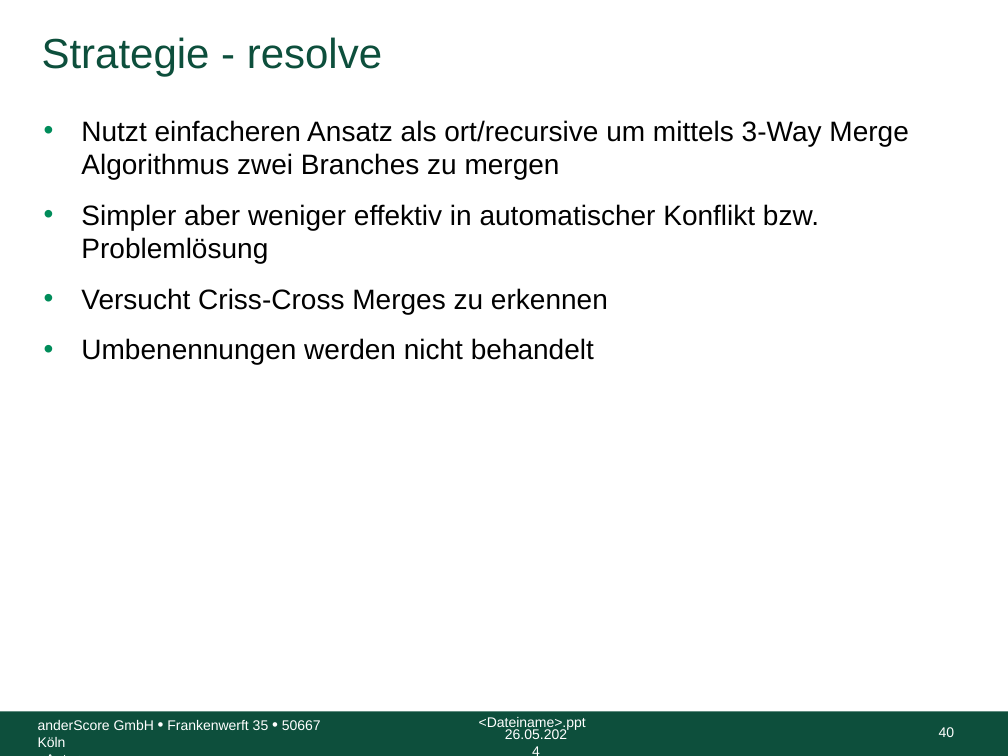
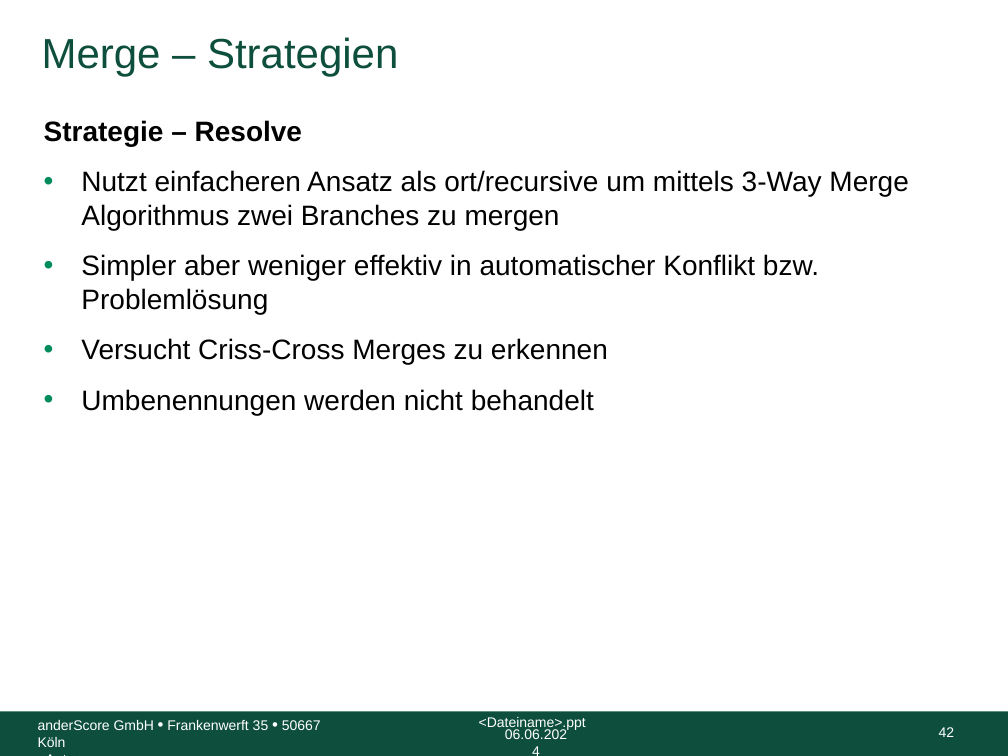
Before and after one commit to anderscore-gmbh/gitlab, a slide deck: slide 42 of slides/Tag-1_3-Merge-Rebase.pptx (slide 40 before the commit). Drawn at 1008x756 pixels with LibreOffice and Linux fonts; fonts in the diff are those of the drawing; background and template pictures are left out. Boxes give left, top, right and bottom in pixels: in the first picture for what was removed or moved away, otherwise in the second. Text is boxed around its words. In the diff, an @@ line names an element or a change of style, - is before the commit and + after.

```diff
--- a/slides/Tag-1_3-Merge-Rebase.pptx
+++ b/slides/Tag-1_3-Merge-Rebase.pptx
@@ title at [42, 37, 398, 76]: text changed @@
-Strategie - resolve
+Merge – Strategien
@@ text at [44, 120, 302, 146]: paragraph added @@
+Strategie – Resolve
@@ text at [505, 729, 567, 739]: text changed @@
-26.05.2024
+06.06.2024
@@ page number at [939, 727, 955, 737]: text changed @@
-40
+42
```
Also in this commit, not shown: 79 other slides changed, 11 slides added, 9 slides removed, 5 other files.
